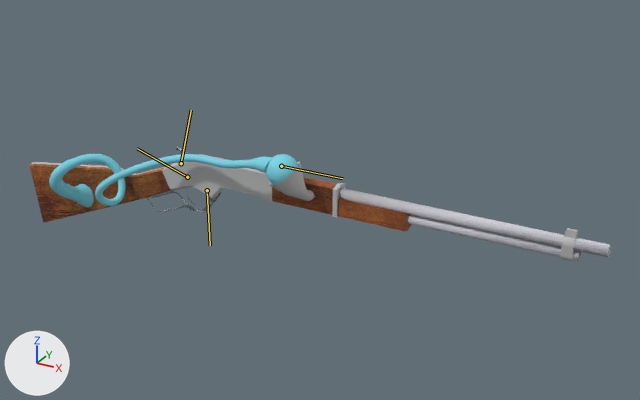
Renders of the FBX model Assets/Player/weapons/magic_winchester_right_handed.fbx from each side of a commit.
Rendered twice from a 50 mm lens placed at (7.48, -10.38, 5.13), pointed at (1.6, 0.31, -0.22). The lights are fixed; the arrows at lower left show +X, +Y and +Z. Both versions are drawn at frame 8 of the action 'marvin|ArmatureAction'; the numbers are the values there. The bones that bend it are drawn over the model as lines.

Names of what the first picture shows: 'hammer', 'tank.mana', 'waffe'.
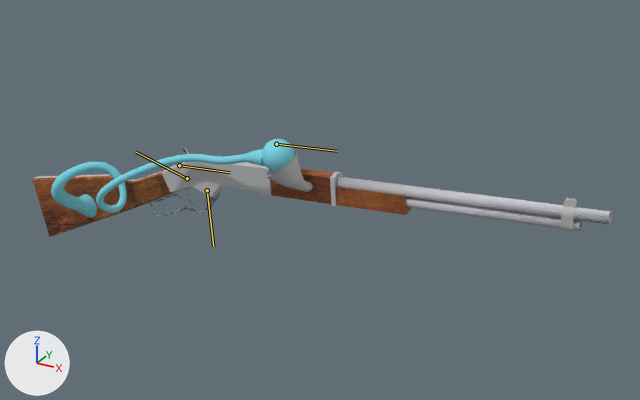
What differs and where, as boxes [x1, y1, x2, y2] in the pictures (640 x 400 px):
'waffe', posed (18% shorter)
    before: [29, 154, 611, 261]
    after: [33, 149, 612, 237]
'tank.mana', posed (6% taller)
    before: [266, 154, 299, 185]
    after: [262, 139, 295, 172]
'hammer', posed
    before: [176, 147, 187, 163]
    after: [177, 148, 189, 165]
bone 'bone.waffe', root to tip
    before: (207, 190) to (210, 245)
    after: (207, 190) to (213, 246)
bone 'bone.tank', root to tip
    before: (281, 166) to (342, 178)
    after: (276, 144) to (337, 151)
bone 'bone.hammer', root to tip
    before: (181, 163) to (191, 110)
    after: (179, 165) to (230, 172)

Edits to the bpy script that builds the scene:
```text
Change bone_bone_waffe:
    where bone_bone_waffe = bpy.data.objects['marvin'].pose.bones['bone.waffe']
    bone_bone_waffe.rotation_quaternion: (1.0, 0.0, 0.0, 0.0) -> (0.999, 0.0, 0.0, -0.036)  # degrees (0, 0, 0) -> degrees (0, 0, -4)
Change bone_bone_tank:
    where bone_bone_tank = bpy.data.objects['marvin'].pose.bones['bone.tank']  # child of 'bone.waffe'
    bone_bone_tank.location: (0.0, 0.0, 0.0) -> (0.197, 0.0, 0.0)
Change bone_bone_hammer:
    where bone_bone_hammer = bpy.data.objects['marvin'].pose.bones['bone.hammer']  # child of 'bone.waffe'
    bone_bone_hammer.rotation_quaternion: (0.799, 0.0, 0.0, -0.601) -> (1.0, 0.0, 0.0, 0.0)  # degrees (0, 0, -74) -> degrees (0, 0, 0)
```
